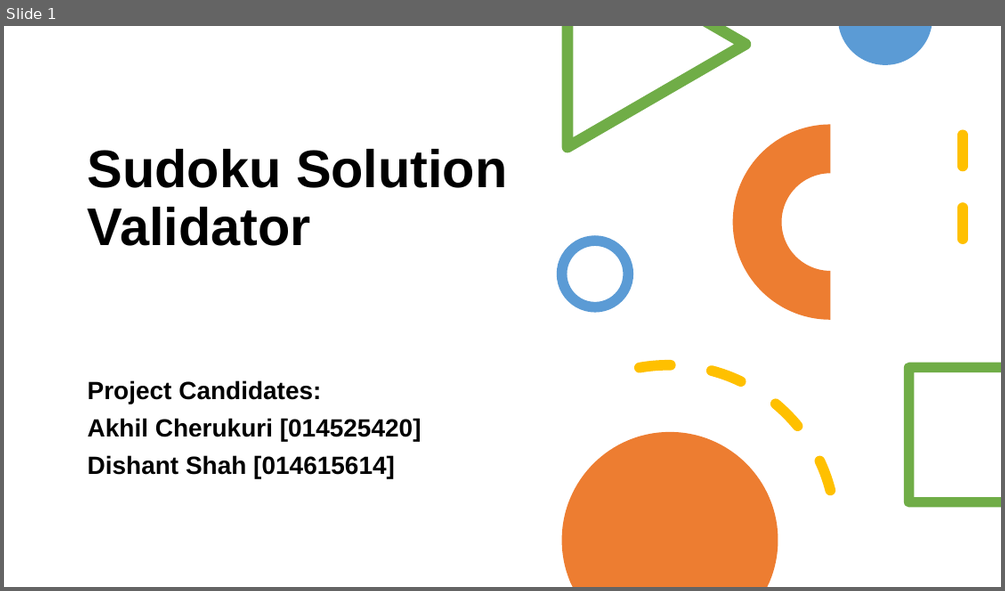
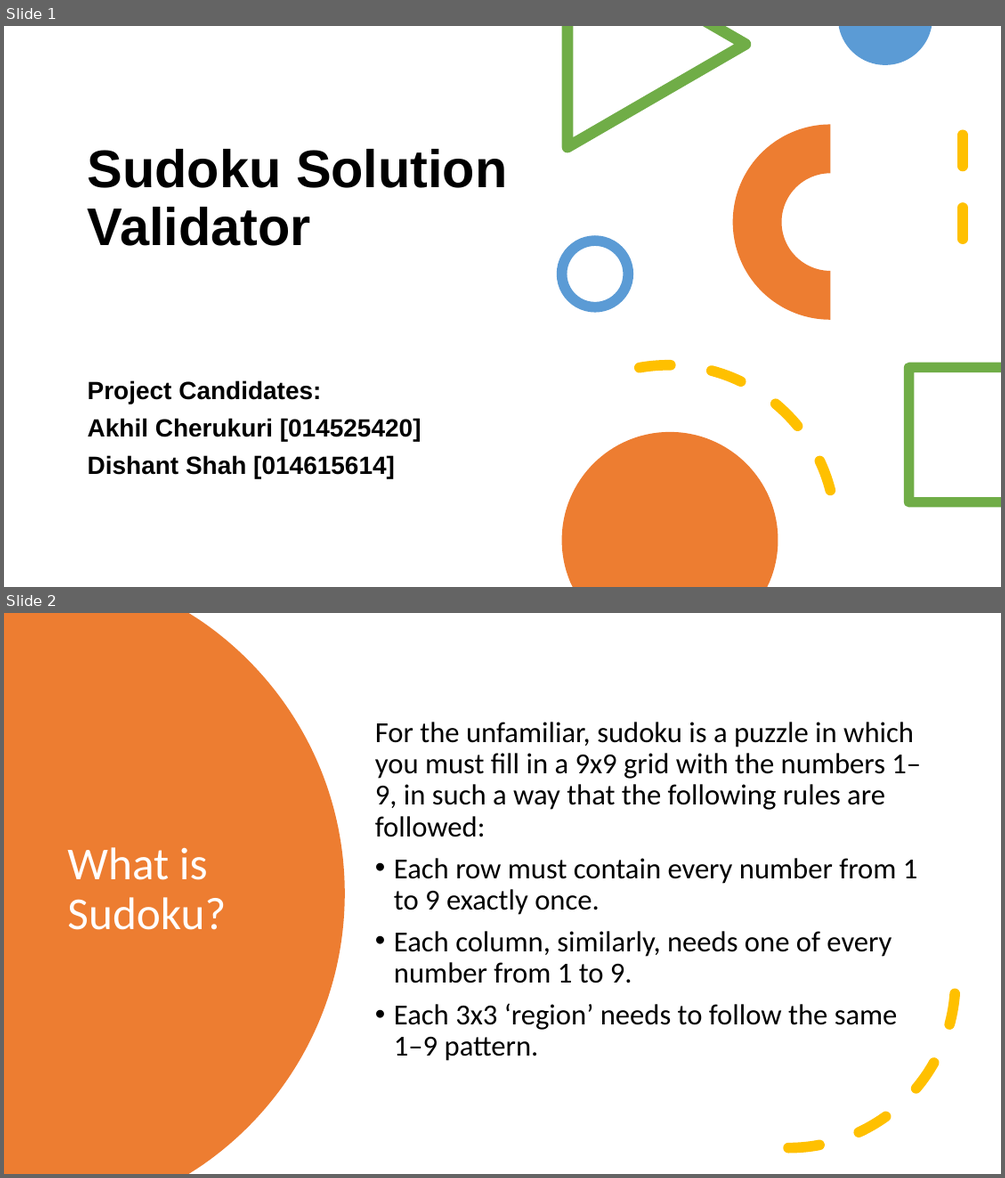
Before and after one commit to akhilcherukuri/Operating-Systems-Design, a slide deck: 180C Project Presentation - Group12.pptx. Shown one above the other, each under a label of ours: slide 1 before the commit, slides 1 and 2 after it. The pictures are 1005x591 and 1005x1178 pixels, drawn with LibreOffice and Linux fonts; fonts in the diff are those of the drawing. Boxes give left, top, right and bottom in pixels: in the first picture for what was removed or moved away, otherwise in the second. Text is boxed around its words. In the diff, an @@ line names an element or a change of style, - is before the commit and + after.

```diff
--- a/180C Project Presentation - Group12.pptx
+++ b/180C Project Presentation - Group12.pptx
@@ slide 2 added at [4,613,1001,1174], background #FFFFFF @@
@@ freeform shape added at [4,613,345,1174], fill #ED7D31 @@
@@ text added at [375,722,921,1061], 28 pt, text #000000 @@
+For the unfamiliar, sudoku is a puzzle in which you must fill in a 9x9 grid with the numbers 1–9, in such a way that the following rules are followed:
+• Each row must contain every number from 1 to 9 exactly once.
+• Each column, similarly, needs one of every number from 1 to 9.
+• Each 3x3 ‘region’ needs to follow the same 1–9 pattern.
@@ arc (boxed as its full ellipse) added at [622,814,956,1149], outline #FFC000 10 pt dashed @@
@@ title added at [67,847,226,930], 44 pt, text #FFFFFF @@
+What is Sudoku?
```
Also in this commit, not shown: 9 other slides added, 1 slide removed, 1 other file.
